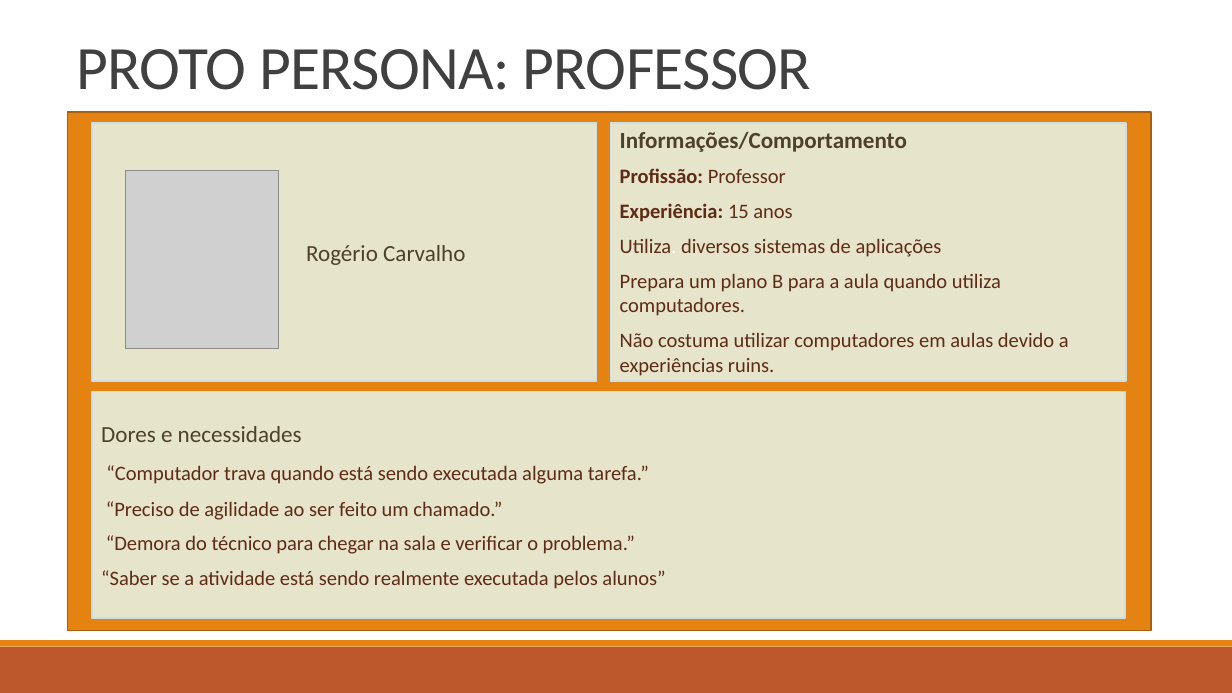
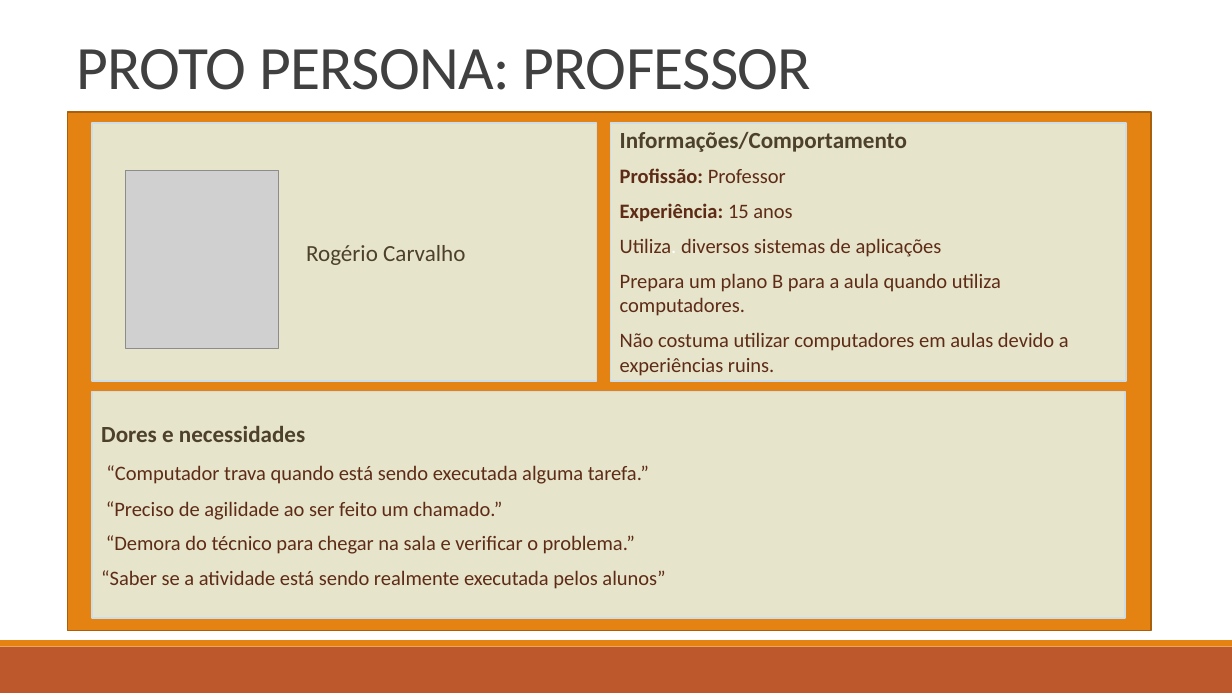
Before and after one commit to BandTec/grupo-05-adsa-20201, a slide deck: slide 14 of Apresentação Sprint 1.pptx. Drawn at 1232x693 pixels with LibreOffice and Linux fonts; fonts in the diff are those of the drawing; grey boxes stand for pictures. Boxes give left, top, right and bottom in pixels: in the first picture for what was removed or moved away, otherwise in the second. Text is boxed around its words. In the diff, an @@ line names an element or a change of style, - is before the commit and + after.

```diff
--- a/Apresentação Sprint 1.pptx
+++ b/Apresentação Sprint 1.pptx
@@ text in rectangle at [101, 426, 305, 442]: bold on in "Dores e necessidades" @@
```
Also in this commit, not shown: 13 other slides changed, 2 slides added, 1 slide removed.
